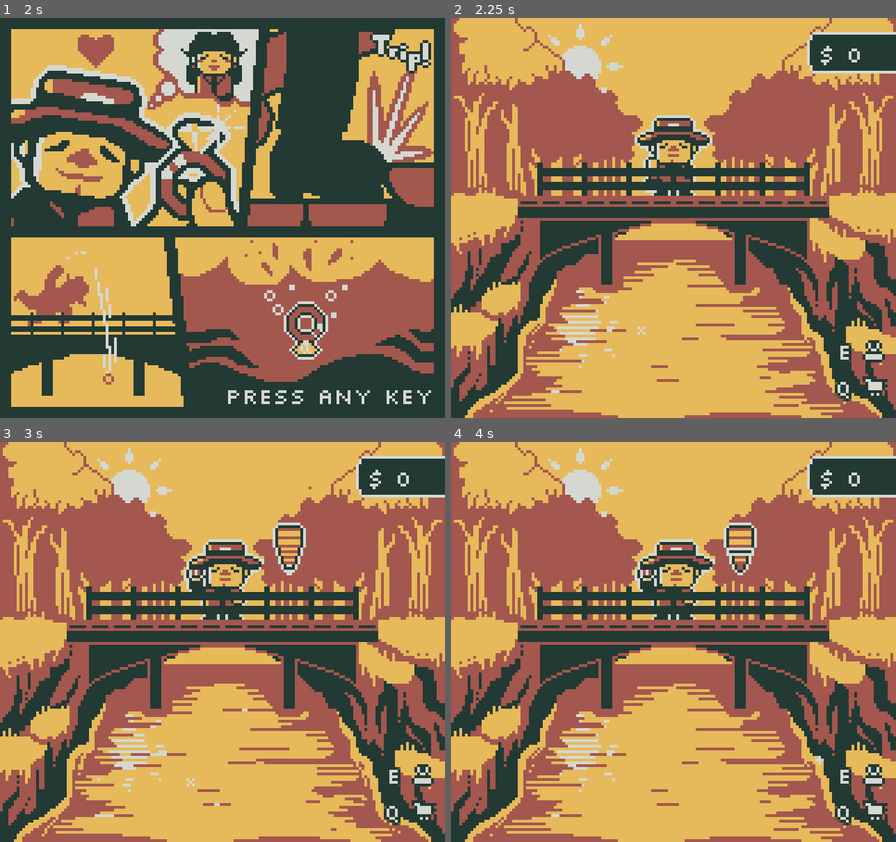
Above: before the commit, frames 1-4 (two rows, left to right).
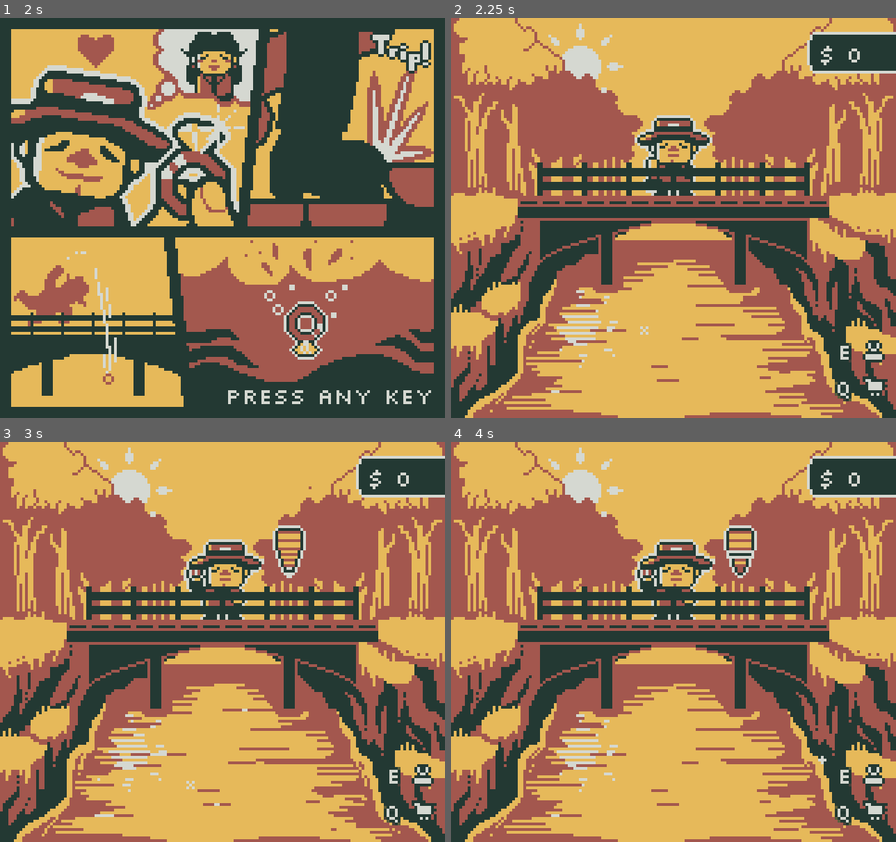
Above: after the commit, the same moments.

Repository: vida85/water-under-the-bridge
Game: Godot game, scene res://scenes/main menu/MainMenu.tscn
The game is run twice, just before and just after one commit, with the same random seed, the same clock (stepped at 60 frames per second) and the same inputs.
Inputs (mouse positions are in pixels of both pictures, inside the frame that each line leads up to):
- Up to frame 1 (2 s): click "play" at 0.5 s; tap Enter (ui_accept) at 1.25 s; move the mouse to (320, 198) at 1.27 s; hold D (right) from 1.28 s (still down); hold E (cast_line) from 1.28 s (still down); click (320, 198) at 1.42 s; tap Space (jump) at 1.52 s
- Up to frame 2 (2.25 s): release D (right) at 2 s; release E (cast_line) at 2 s; tap Enter (ui_accept) at 2 s; drag from (584, 238) to (651, 298) at 2.02 s
- Up to frame 3 (3 s): move the mouse to (267, 554) at 2.77 s; hold A (left) from 2.78 s (still down); hold E (cast_line) from 2.78 s (still down)
- Up to frame 4 (4 s): release A (left) at 3.5 s; release E (cast_line) at 3.5 s; drag from (651, 722) to (820, 758) at 3.52 s

Frame 1 is identical in both runs. In frame 2, less than 0.1% of the frame differs, in the area x 41-45%, y 77-80%; in frame 3, 0.6%, in the area x 41-69%, y 20-87%; in frame 4, 0.6%.

Commit message:
main menu options font fix

Diff:
--- a/magnet-gold/project.godot
+++ b/magnet-gold/project.godot
@@ -146,3 +146,4 @@
 textures/canvas_textures/default_texture_filter=0
 rendering_device/driver.windows="d3d12"
 environment/defaults/default_clear_color=Color(0.027768815, 0.05461111, 0.084532045, 1)
+2d/snap/snap_2d_transforms_to_pixel=true
--- a/magnet-gold/scenes/main menu/MainMenu.tscn
+++ b/magnet-gold/scenes/main menu/MainMenu.tscn
@@ -8,7 +8,6 @@
 [ext_resource type="Texture2D" uid="uid://cd723xk681vxy" path="res://shared assets/images/textures/logo-colored.png" id="6_bgkgy"]
 [ext_resource type="Texture2D" uid="uid://cfmubn70quvh0" path="res://shared assets/images/comic/comic-bg.png" id="6_comic_bg"]
 [ext_resource type="Script" uid="uid://btfoco5birkmu" path="res://scenes/popups/indicator_button.gd" id="7_indicator_button"]
-[ext_resource type="FontFile" uid="uid://btdc3pvuifnim" path="res://shared assets/fonts/Jersey10-Regular.ttf" id="8_jersey10"]
 [ext_resource type="AudioStream" uid="uid://dp8l0nqgtkg5e" path="res://shared assets/audio/sfx/bell_sfx00057510.mp3" id="9_sfx_preview"]
 [ext_resource type="Texture2D" uid="uid://cwy451308jtx2" path="res://shared assets/images/textures/ui-phone-power-icons.png" id="10_phone_power"]
 [ext_resource type="Texture2D" uid="uid://deoqjk01krm8c" path="res://shared assets/images/textures/ui-phone-camera.png" id="11_klu60"]
@@ -20,20 +19,13 @@
 font_color = Color(0.8745098, 0.8745098, 0.8745098, 1)
 
 [sub_resource type="LabelSettings" id="LabelSettings_options"]
-font = ExtResource("8_jersey10")
-font_size = 12
 font_color = Color(0.8392157, 0.84705883, 0.81960785, 1)
-stacked_outline_count = 2
-stacked_outline_0/size = 4
-stacked_outline_0/color = Color(0.13725491, 0.22352941, 0.2, 1)
-stacked_outline_1/size = 1
-stacked_outline_1/color = Color(0.8392157, 0.84705883, 0.81960785, 1)
 
 [sub_resource type="LabelSettings" id="LabelSettings_4nwu2"]
-font_size = 6
+font_size = 8
 
 [sub_resource type="LabelSettings" id="LabelSettings_fxkxh"]
-font_size = 6
+font_size = 8
 
 [node name="MainMenu" type="Control" unique_id=1547466342]
 layout_mode = 3
